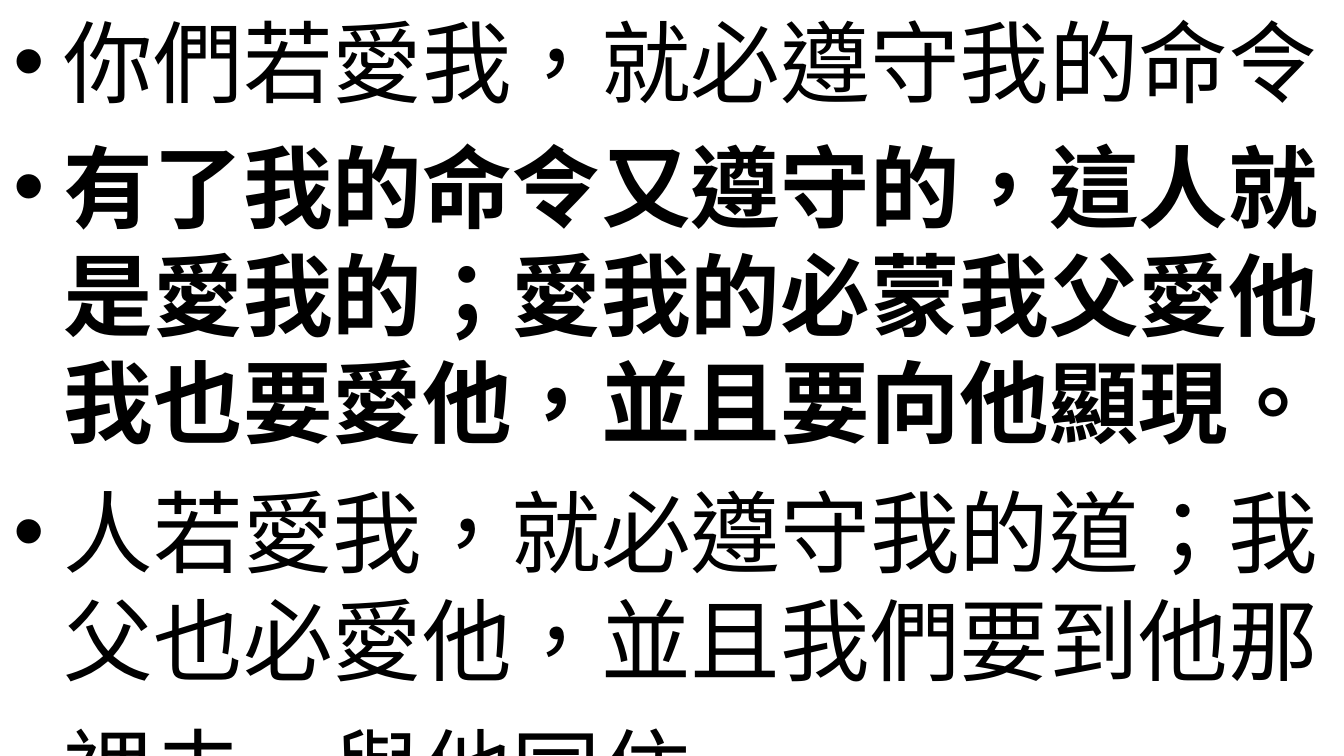
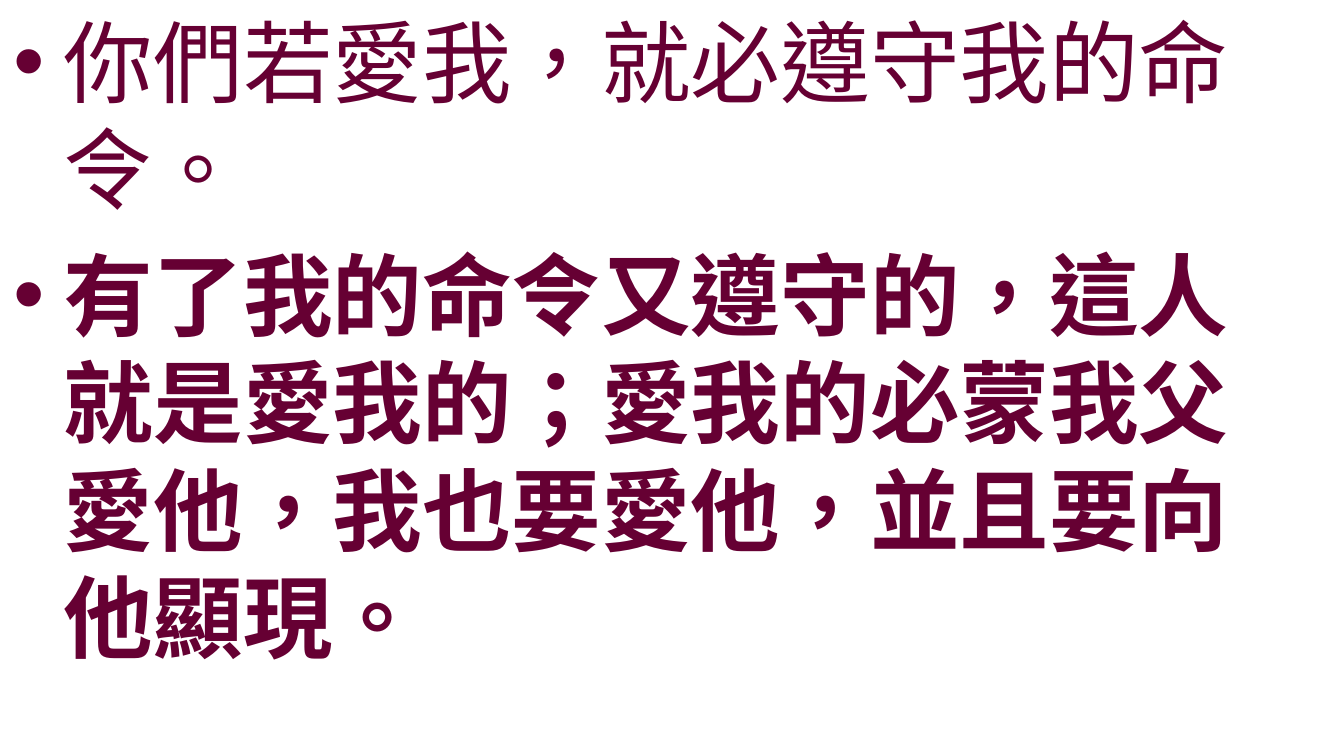
Before and after one commit to batisuoc/worship-resources, a slide deck: slide 2 of 46遵行主話.pptx. Drawn at 1344x756 pixels with LibreOffice and Linux fonts; fonts in the diff are those of the drawing; background and template pictures are left out. Boxes give left, top, right and bottom in pixels: in the first picture for what was removed or moved away, otherwise in the second. Text is boxed around its words. In the diff, an @@ line names an element or a change of style, - is before the commit and + after.

Commit message:
Update ppts

```diff
--- a/46遵行主話.pptx
+++ b/46遵行主話.pptx
@@ text "你們若愛我，就必遵守我的命令。" at (x1=64, y1=20, x2=1229, y2=660): text colour #000000 to #660033 @@
@@ text at (x1=64, y1=490, x2=1318, y2=682): paragraph removed @@
-• 人若愛我，就必遵守我的道；我父也必愛他，並且我們要到他那裡去，與他同住。
```
Also in this commit, not shown: 5 other slides changed, 1 slide added, 3 other files.
